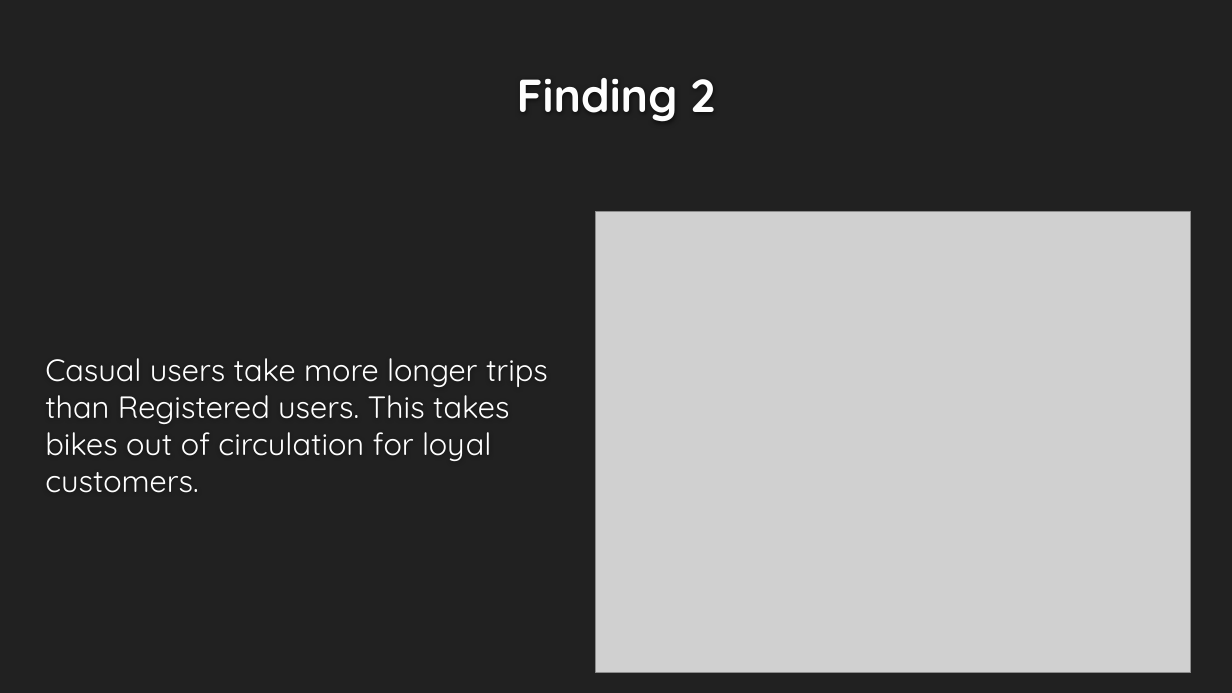
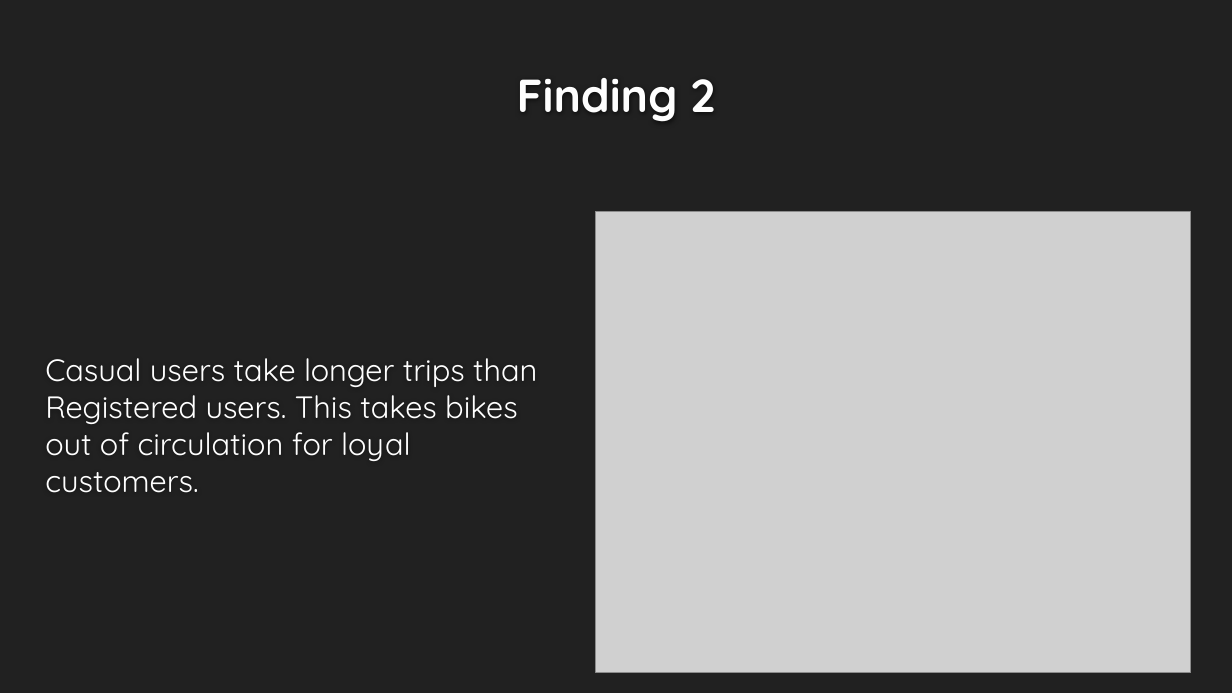
Before and after one commit to smussenden/bikeshare, a slide deck: slide 8 of deliverables/6-presentation.pptx. Drawn at 1232x693 pixels with LibreOffice and Linux fonts; fonts in the diff are those of the drawing; grey boxes stand for pictures; background and template pictures are left out. Boxes give left, top, right and bottom in pixels: in the first picture for what was removed or moved away, otherwise in the second. Text is boxed around its words. In the diff, an @@ line names an element or a change of style, - is before the commit and + after.

```diff
--- a/deliverables/6-presentation.pptx
+++ b/deliverables/6-presentation.pptx
@@ text at bbox=[45, 358, 537, 493]: text changed @@
-Casual users take more longer trips than Registered users. This takes bikes out of circulation for loyal customers.
+Casual users take longer trips than Registered users. This takes bikes out of circulation for loyal customers.
```
Also in this commit, not shown: 4 other slides changed, 2 other files.
